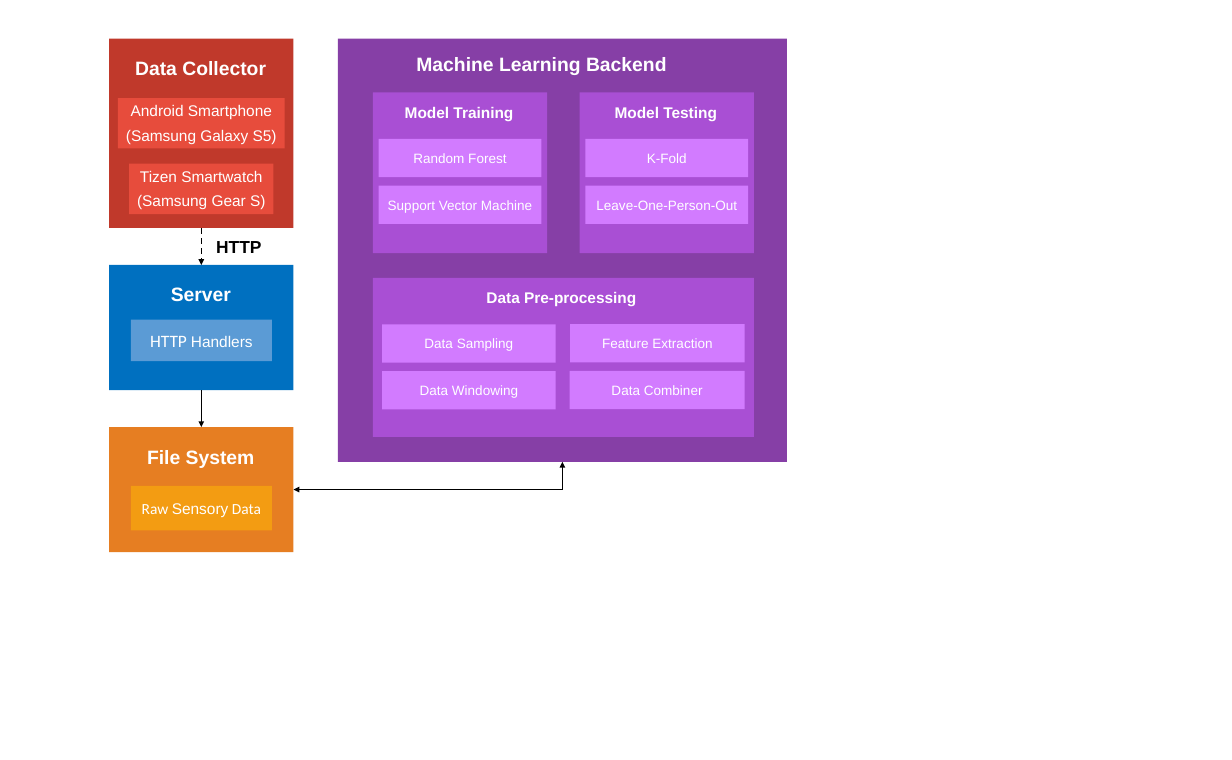
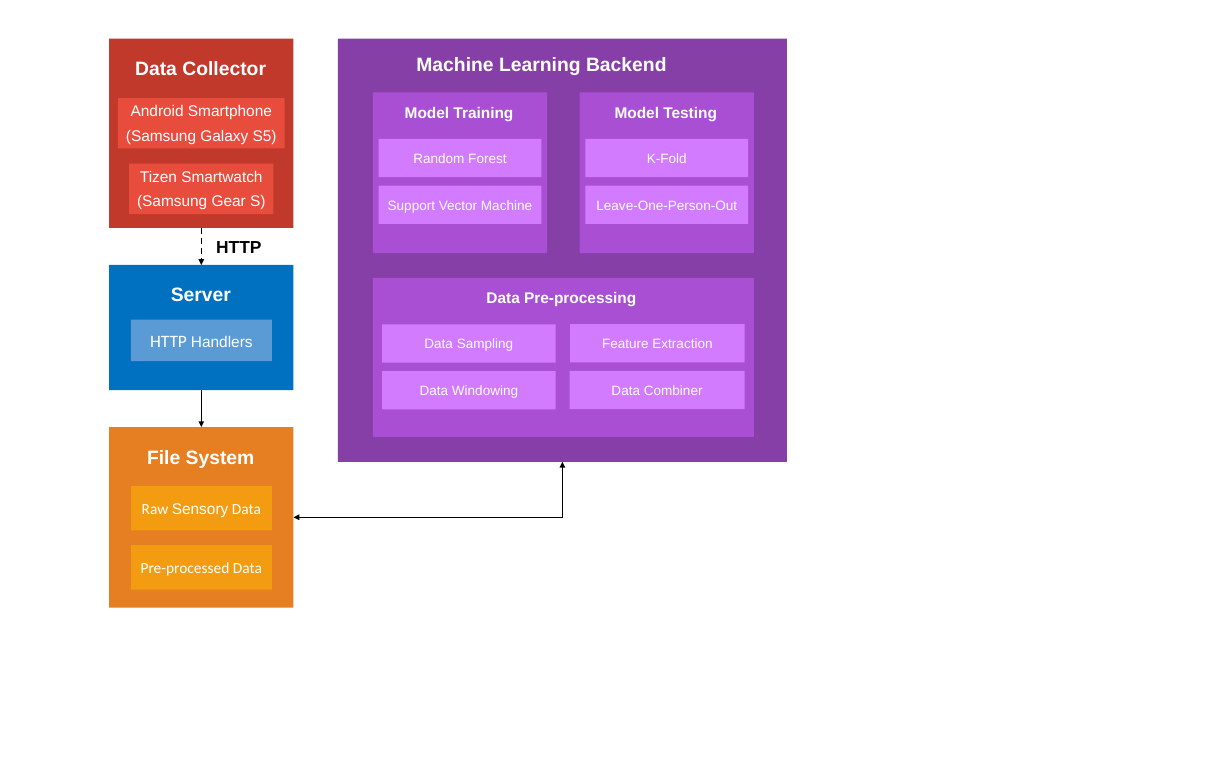
Before and after one commit to edocsss/RARSS, a slide deck: slide 1 of docs/documents/weekly_meeting/Diagrams.pptx. Drawn at 1232x760 pixels with LibreOffice and Linux fonts; fonts in the diff are those of the drawing. Boxes give left, top, right and bottom in pixels: in the first picture for what was removed or moved away, otherwise in the second. Text is boxed around its words. In the diff, an @@ line names an element or a change of style, - is before the commit and + after.

```diff
--- a/docs/documents/weekly_meeting/Diagrams.pptx
+++ b/docs/documents/weekly_meeting/Diagrams.pptx
@@ rectangle: place and size @@
-rectangle at box(109, 427, 293, 552)
+rectangle at box(109, 427, 293, 608)
@@ elbow double arrow moved from (293, 489) - (562, 462) to (293, 517) - (562, 462) @@
@@ rectangle added at box(131, 545, 272, 590), fill #F39C12, 16 pt, text #FFFFFF @@
+Pre-processed Data
```
Also in this commit, not shown: 9 other files.
